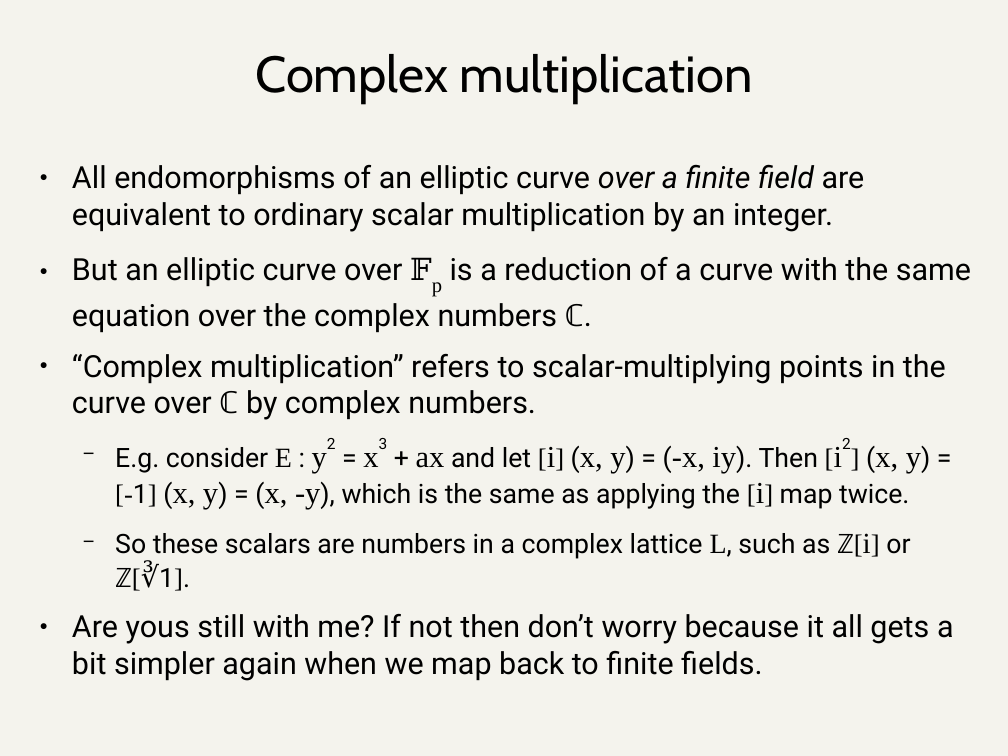
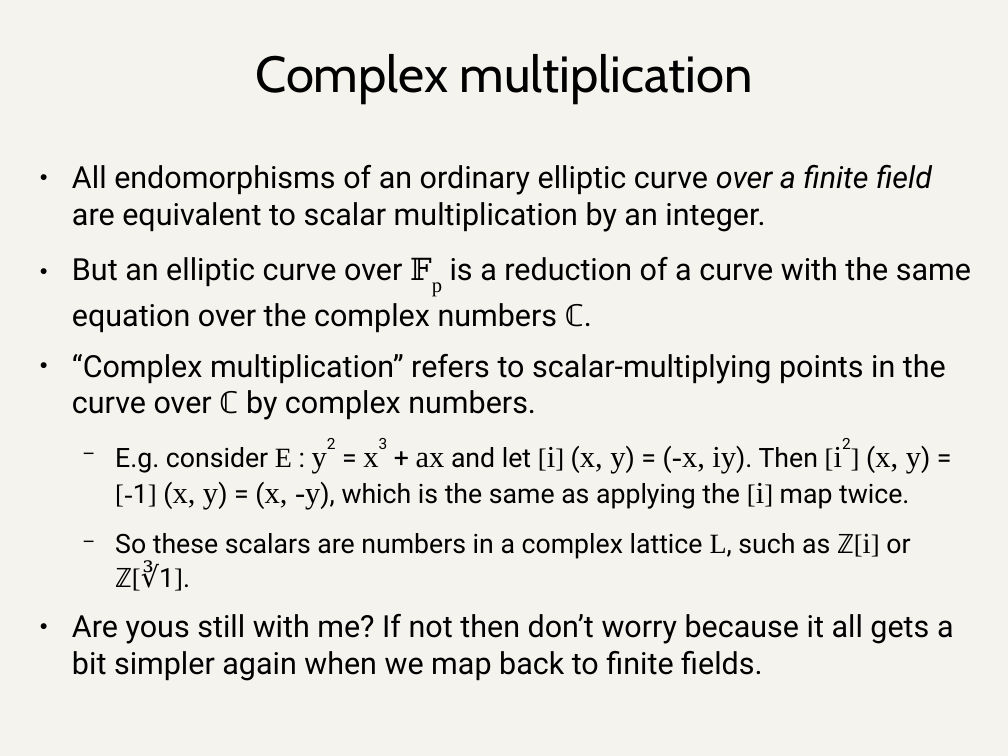
Before and after one commit to daira/halographs, a slide deck: slide 11 of halographs.odp. Drawn at 1008x756 pixels with LibreOffice and Linux fonts; fonts in the diff are those of the drawing. Boxes give left, top, right and bottom in pixels: in the first picture for what was removed or moved away, otherwise in the second. Text is boxed around its words. In the diff, an @@ line names an element or a change of style, - is before the commit and + after.

```diff
--- a/halographs.odp
+++ b/halographs.odp
@@ text at (72,164,932,232): text changed @@
-● All endomorphisms of an elliptic curve over a finite field are equivalent to ordinary scalar multiplication by an integer.
+● All endomorphisms of an ordinary elliptic curve over a finite field are equivalent to scalar multiplication by an integer.
```
Also in this commit, not shown: 8 other slides changed, 1 slide added, 6 other files.
